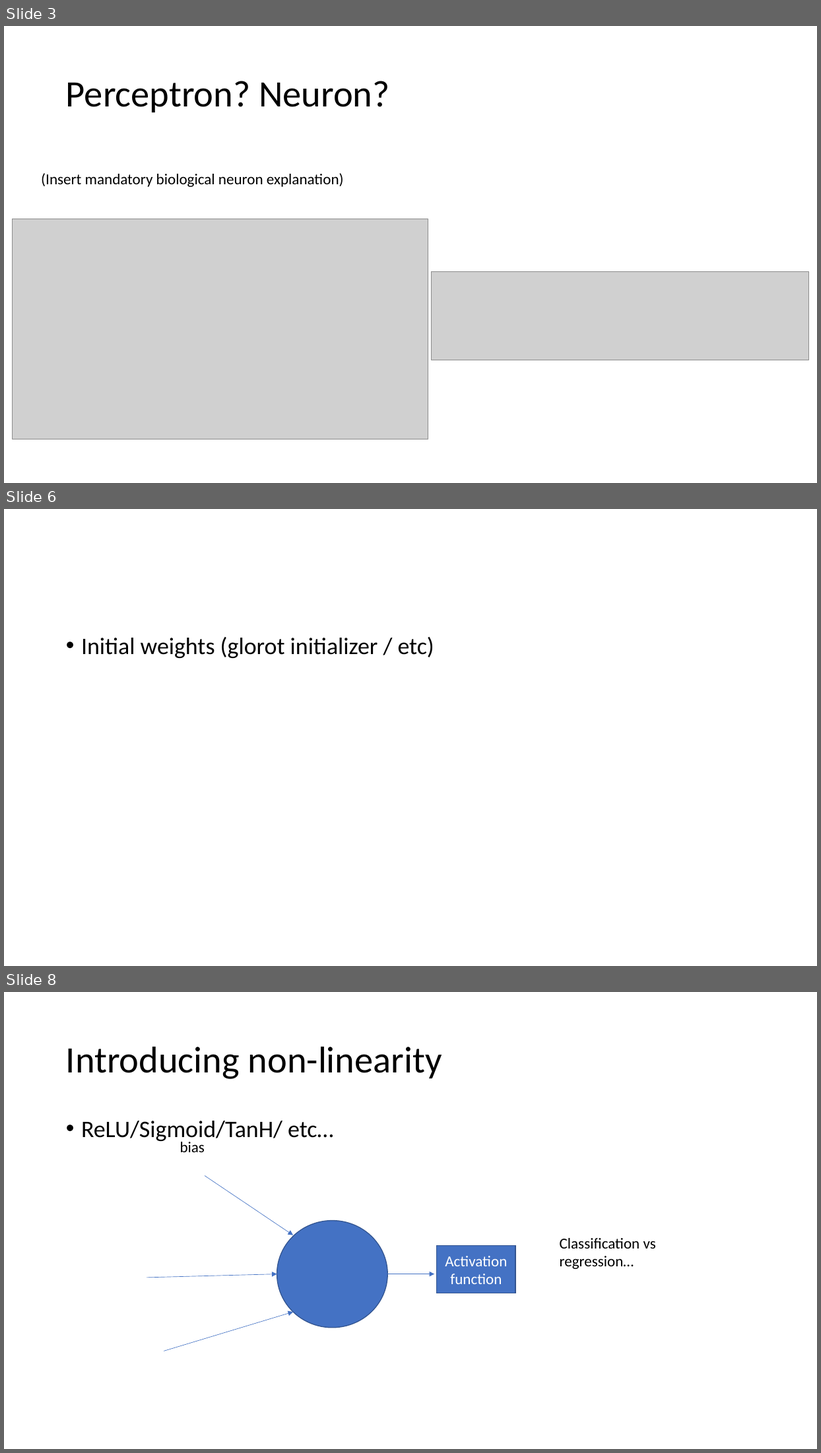
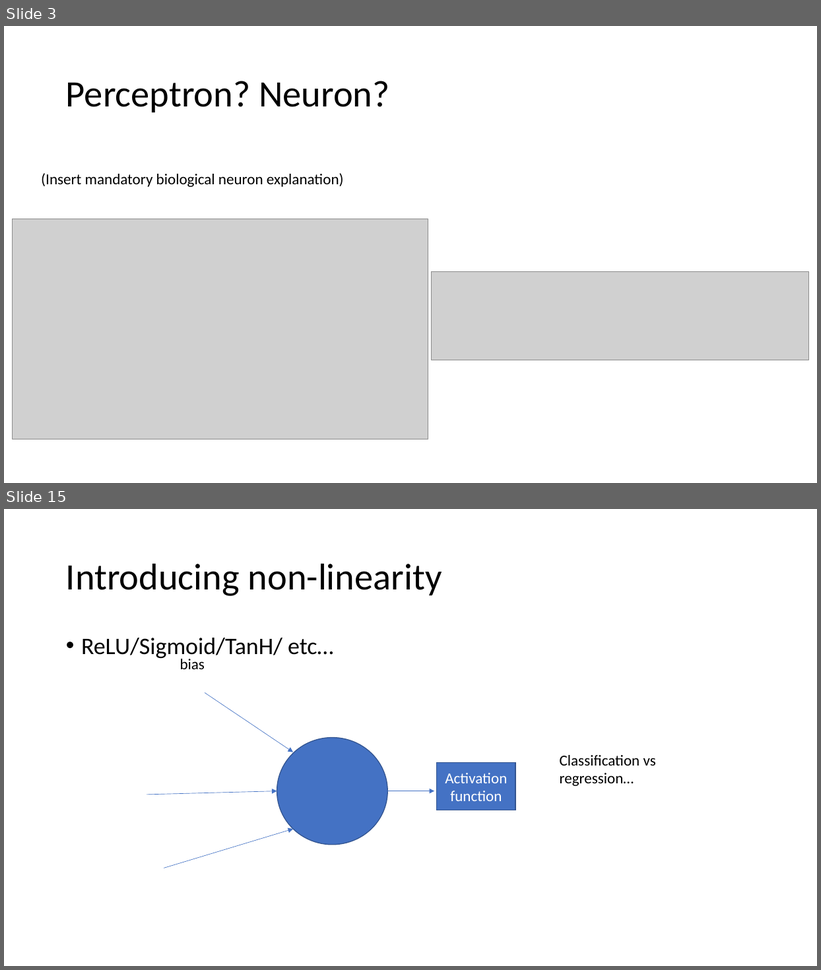
Before and after one commit to Huffwut/Python-meeting, a slide deck: machine learning learnings/perceptron - object detection.pptx. Shown one above the other, each under a label of ours: slides 3, 6 and 8 before the commit, slides 3 and 15 after it; the slides between them are not shown. The pictures are 821x1453 and 821x970 pixels, drawn with LibreOffice and Linux fonts; fonts in the diff are those of the drawing; grey boxes stand for pictures. Boxes give left, top, right and bottom in pixels: in the first picture for what was removed or moved away, otherwise in the second. Text is boxed around its words. In the diff, an @@ line names an element or a change of style, - is before the commit and + after.

```diff
--- a/machine learning learnings/perceptron - object detection.pptx
+++ b/machine learning learnings/perceptron - object detection.pptx
@@ slide 6 removed at box(4, 509, 817, 966), background #FFFFFF @@
@@ text removed at box(81, 637, 434, 658) @@
-• Initial weights (glorot initializer / etc)
@@ what was slide 8 is now slide 15 @@
```
Also in this commit, not shown: 2 slides changed, 10 slides added, 1 other slide removed, 1 other file.
